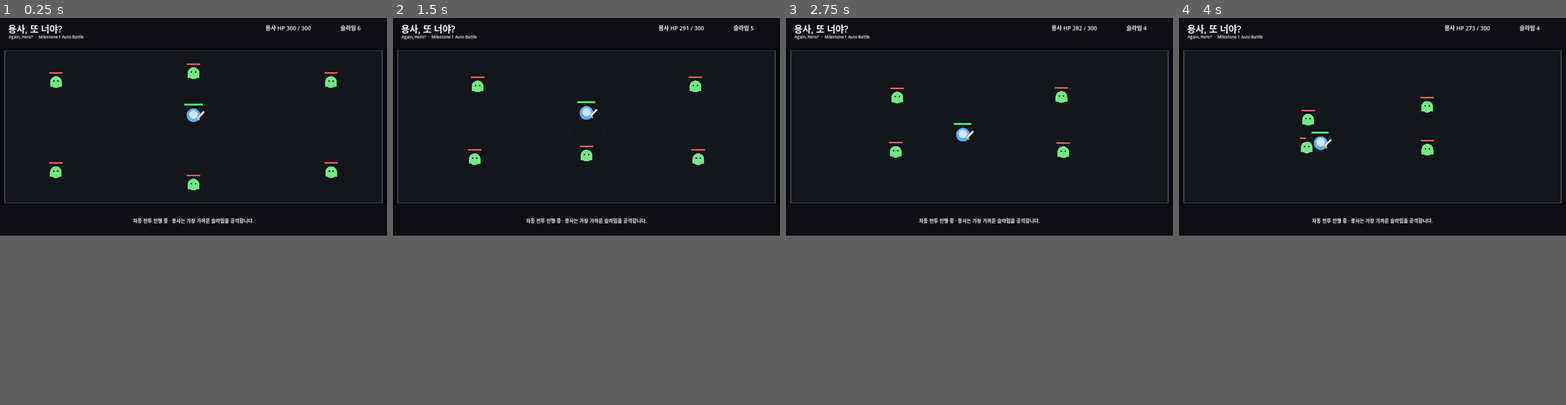
Above: before the commit, frames 1-4 (left to right).
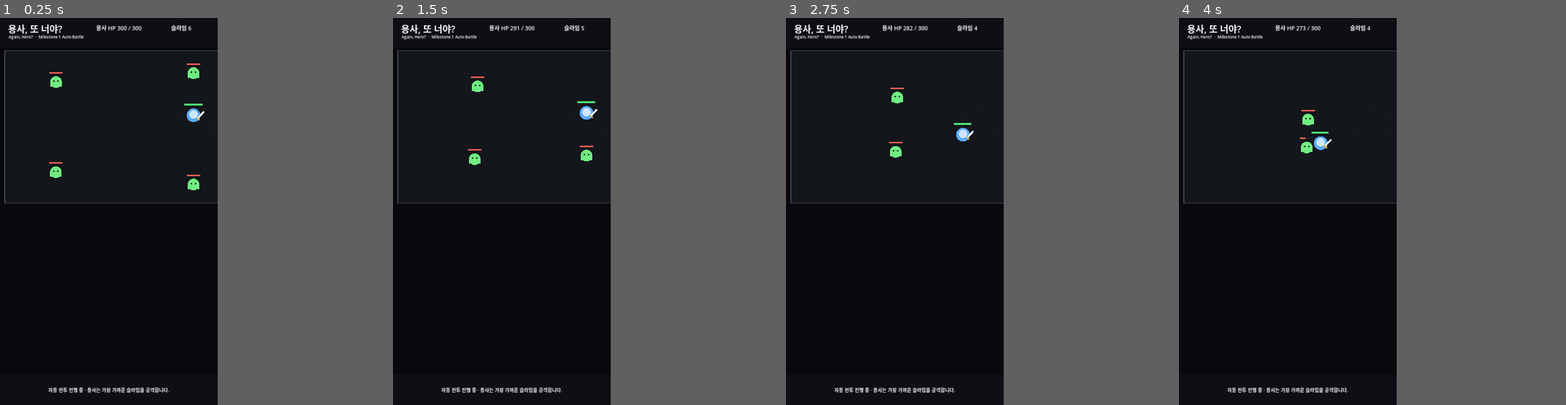
Above: after the commit, the same moments.

Repository: MinSung0732/Again-Hero-
Game: Godot game, scene res://src/main/Main.tscn
The game is run twice, just before and just after one commit, with the same random seed, the same clock (stepped at 60 frames per second) and the same inputs.
Inputs:
- Up to frame 1 (0.25 s): no input
- Up to frame 2 (1.5 s): no input
- Up to frame 3 (2.75 s): no input
- Up to frame 4 (4 s): no input
In our replay, the window is 800x450 before the commit and 450x800 after it. These sizes can differ from the game's own. Grey fills any space a smaller window leaves; there, only what the larger window draws over its background counts as a difference.

The runs differ from the first frame. In frame 1, 1.2% of the frame differs, in the area x 12-99%, y 1-97%; in frame 2, 1.2%; in frame 3, 1.2%; in frame 4, 1.2%.

Commit message:
feat: lock mobile project to portrait orientation

Diff:
--- a/project.godot
+++ b/project.godot
@@ -9,11 +9,13 @@
 
 [display]
 
-window/size/viewport_width=1920
-window/size/viewport_height=1080
-window/size/window_width_override=1280
-window/size/window_height_override=720
+window/size/viewport_width=1080
+window/size/viewport_height=1920
+window/size/window_width_override=540
+window/size/window_height_override=960
+window/handheld/orientation=1
 window/stretch/mode="canvas_items"
+window/stretch/aspect="expand"
 
 [rendering]
 
